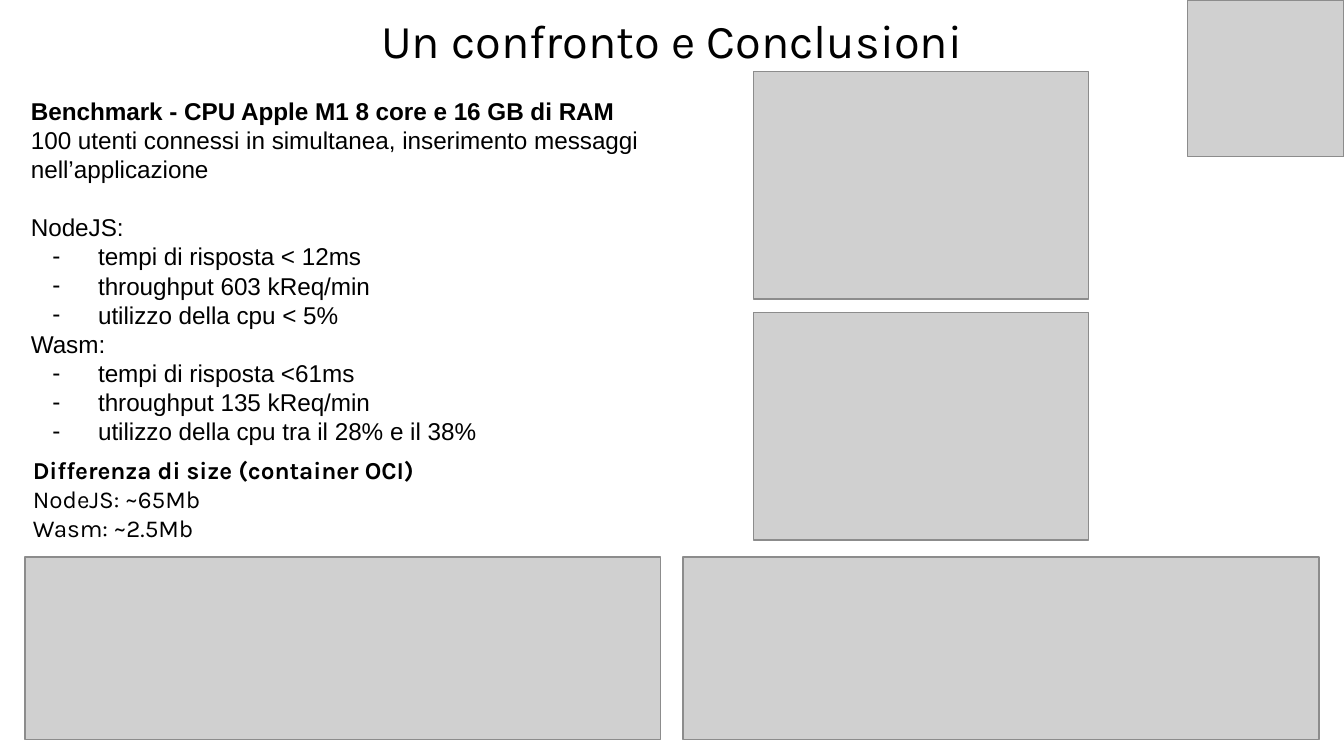
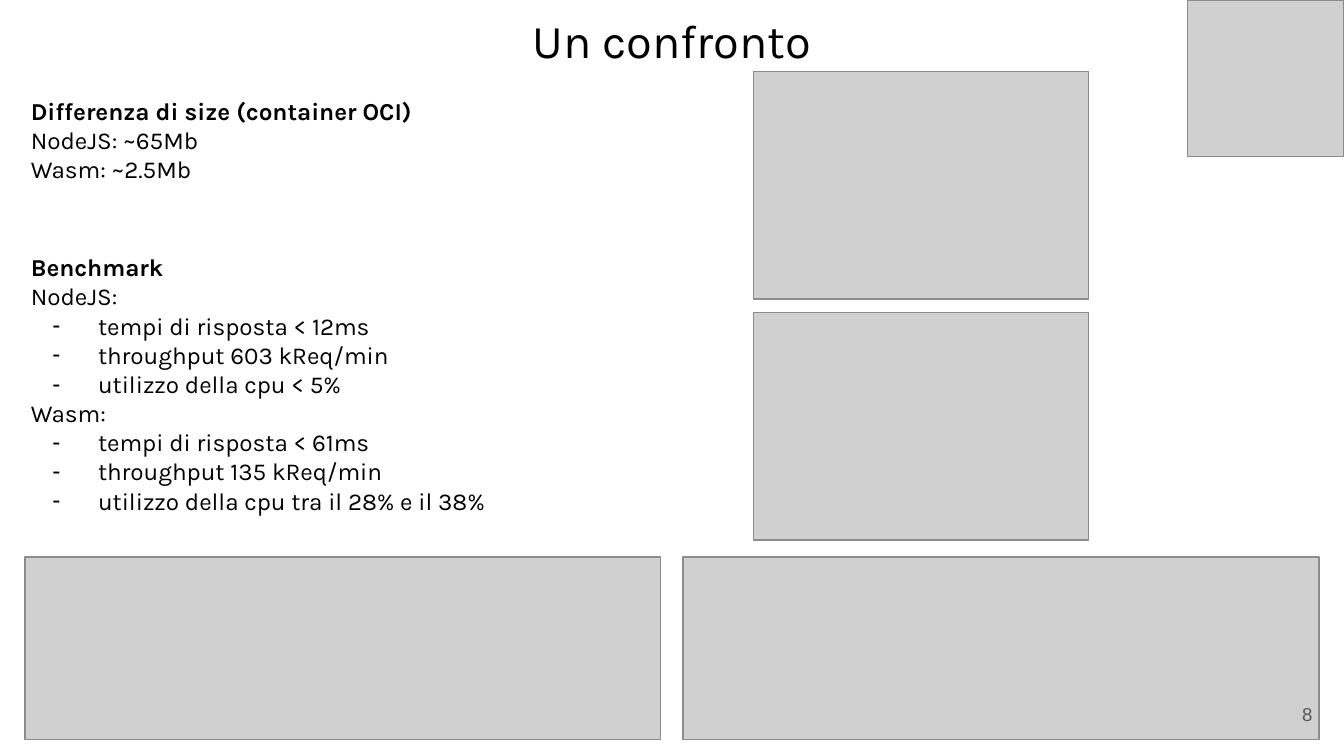
Before and after one commit to ilcors-dev/bachelor-thesis, a slide deck: slide 8 of presentation/Presentazione tesi - WASI.pptx (slide 7 before the commit). Drawn at 1344x756 pixels with LibreOffice and Linux fonts; fonts in the diff are those of the drawing; grey boxes stand for pictures. Boxes give left, top, right and bottom in pixels: in the first picture for what was removed or moved away, otherwise in the second. Text is boxed around its words. In the diff, an @@ line names an element or a change of style, - is before the commit and + after.

```diff
--- a/presentation/Presentazione tesi - WASI.pptx
+++ b/presentation/Presentazione tesi - WASI.pptx
@@ title at (x1=532, y1=25, x2=812, y2=59): text changed @@
-Un confronto e Conclusioni
+Un confronto
@@ text "Differenza di size (container OCI)" moved from (x1=33, y1=461, x2=414, y2=538) to (x1=31, y1=102, x2=412, y2=179) @@
@@ text "Benchmark NodeJS:" moved from (x1=31, y1=102, x2=638, y2=445) to (x1=31, y1=259, x2=485, y2=516) @@
@@ text at (x1=31, y1=259, x2=163, y2=306): text changed; font Arial to Karla; bold on @@
-Benchmark - CPU Apple M1 8 core e 16 GB di RAM
-100 utenti connessi in simultanea, inserimento messaggi nell’applicazione
-NodeJS:
+Benchmark
+NodeJS:
@@ text at (x1=31, y1=318, x2=485, y2=516): font Arial to Karla in "tempi di risposta < 12ms", "throughput 603 kReq/min", "utilizzo della cpu < 5%", "Wasm:" and 2 more places @@
@@ text at (x1=98, y1=434, x2=369, y2=457): text changed; font Arial to Karla @@
-– tempi di risposta <61ms
+– tempi di risposta < 61ms
@@ page number added at (x1=1302, y1=708, x2=1312, y2=721), 10 pt, text #595959 @@
+8
```
Also in this commit, not shown: 5 other slides changed, 3 slides added, 1 slide removed, 1 other file.
